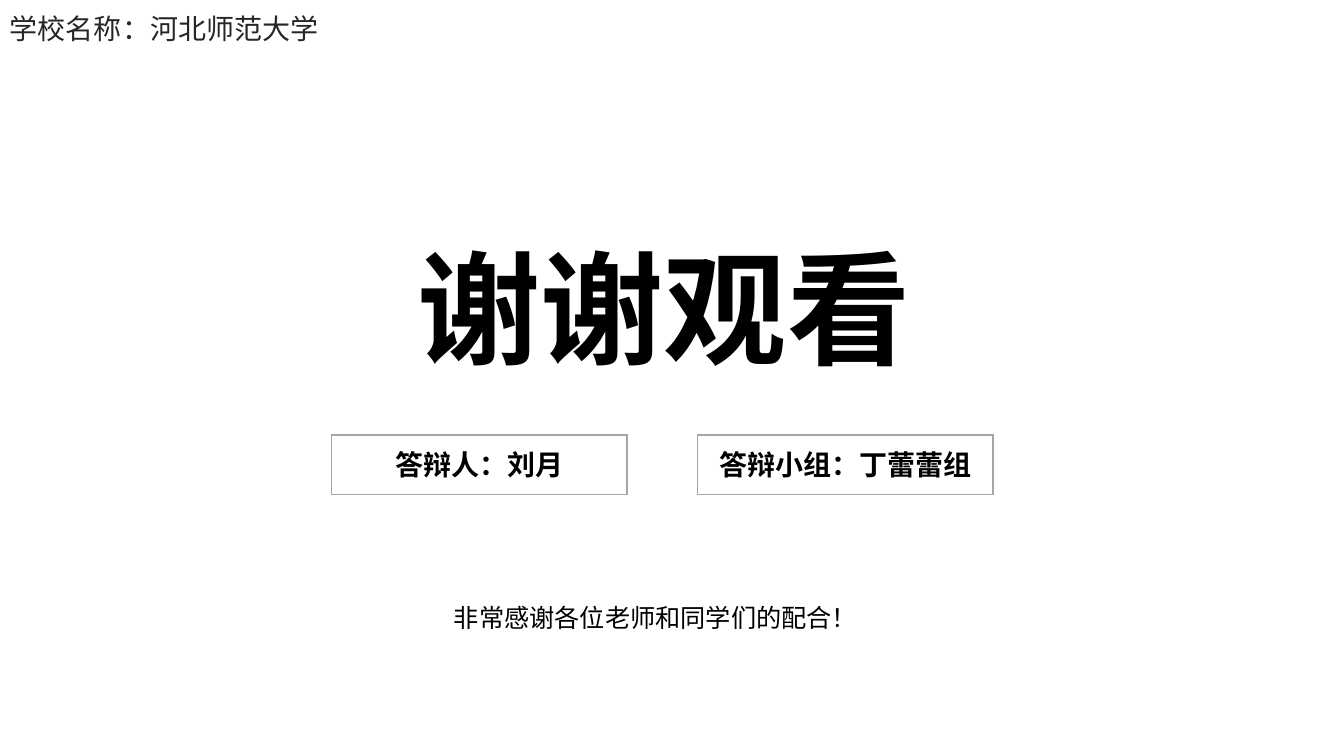
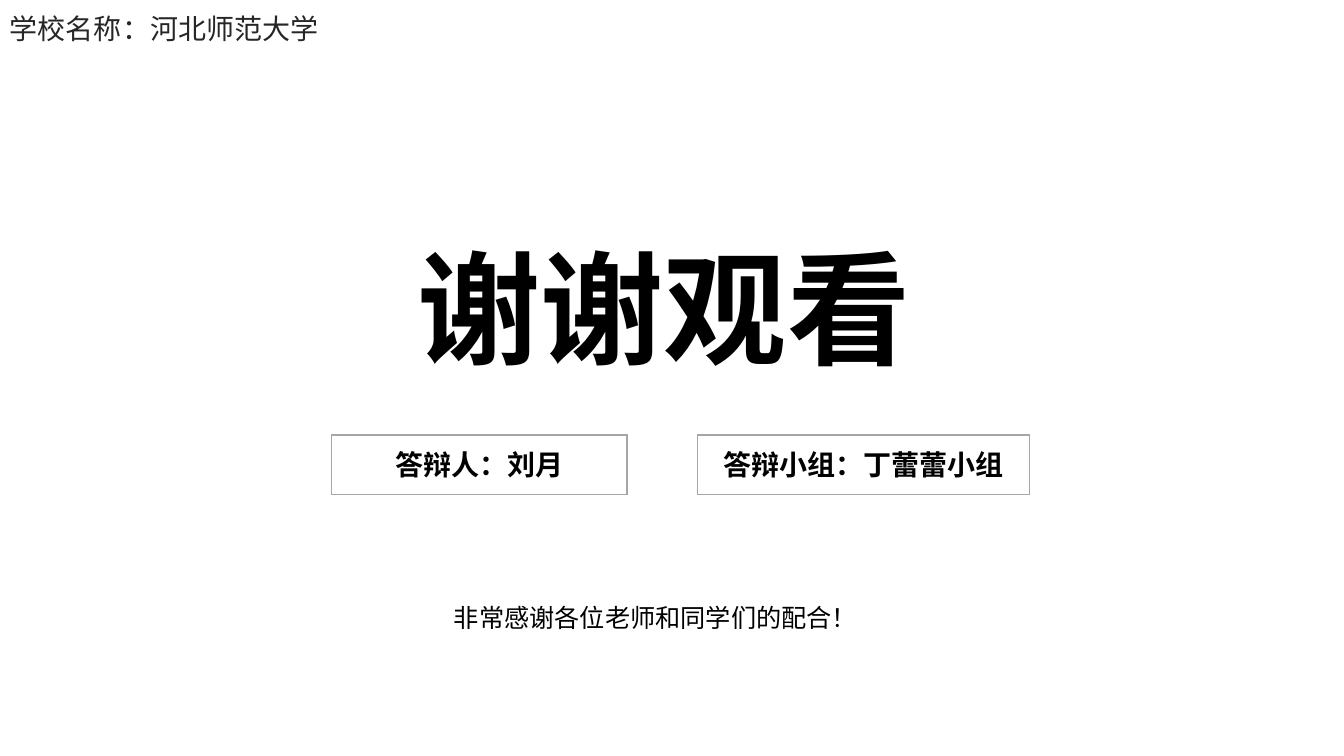
Before and after one commit to electronic-shopping-mall/liuyue, a slide deck: slide 19 of 答辩PPT.pptx (slide 21 before the commit). Drawn at 1344x756 pixels with LibreOffice and Linux fonts; fonts in the diff are those of the drawing; background and template pictures are left out. Boxes give left, top, right and bottom in pixels: in the first picture for what was removed or moved away, otherwise in the second. Text is boxed around its words. In the diff, an @@ line names an element or a change of style, - is before the commit and + after.

```diff
--- a/答辩PPT.pptx
+++ b/答辩PPT.pptx
@@ rectangle "答辩小组：丁蕾蕾小组": place and size @@
-rectangle "答辩小组：丁蕾蕾小组" at (698,435,994,494)
+rectangle "答辩小组：丁蕾蕾小组" at (698,435,1029,494)
@@ text in rectangle at (723,451,1003,478): text changed @@
-答辩小组：丁蕾蕾组
+答辩小组：丁蕾蕾小组
```
Also in this commit, not shown: 5 other slides changed, 1 slide added, 3 slides removed.
